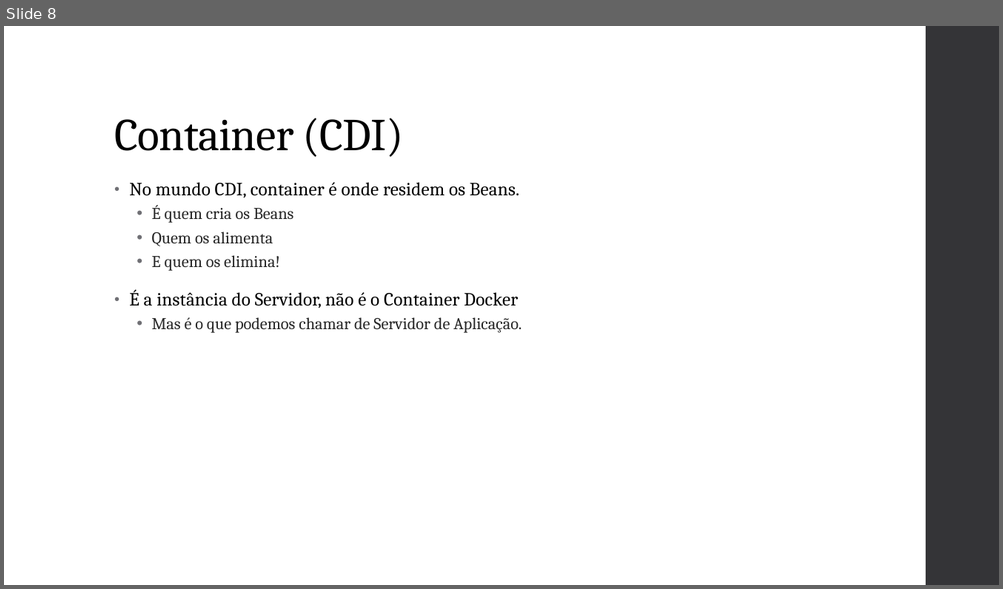
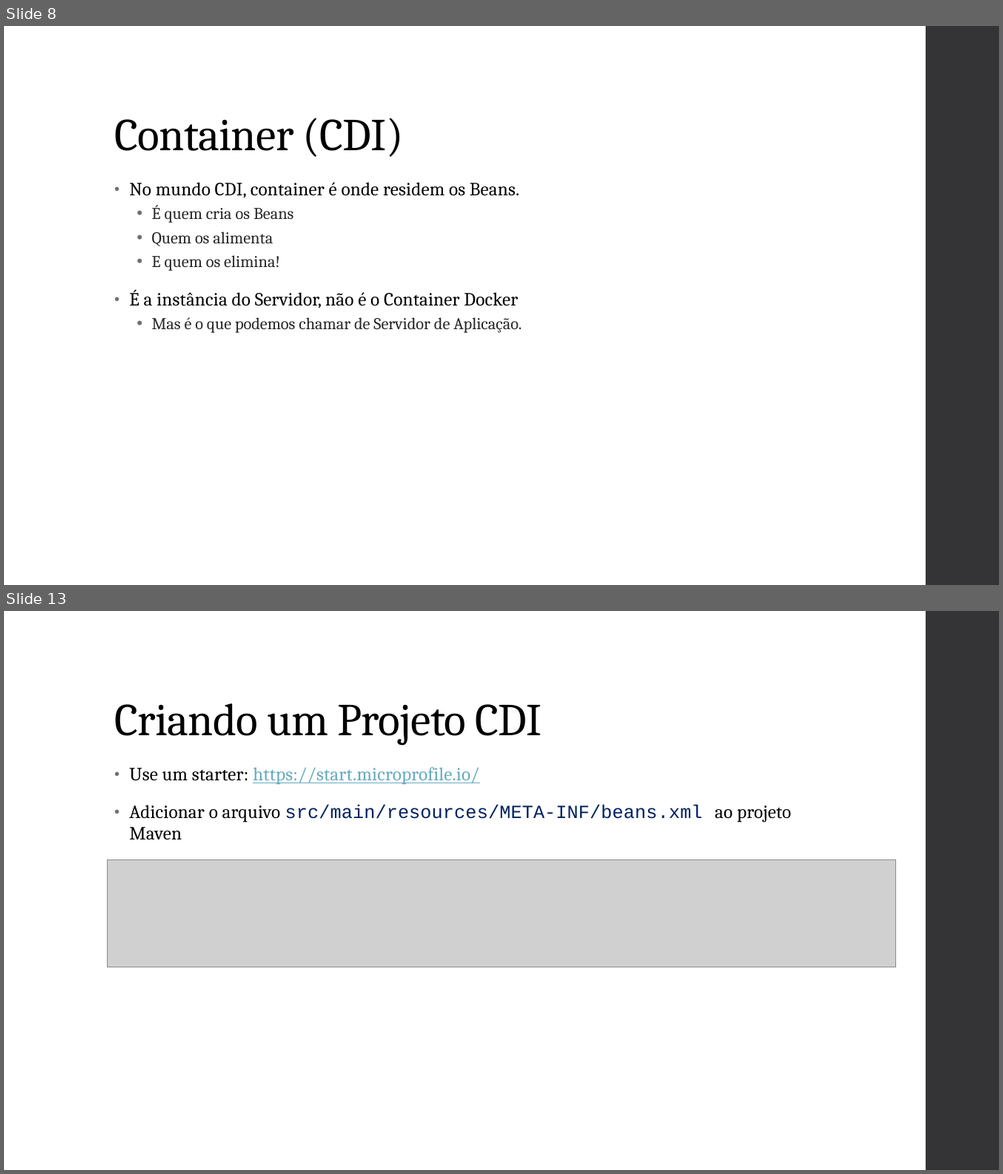
Before and after one commit to vepo/cdi-tutorial, a slide deck: resource/Java CDI.pptx. Shown one above the other, each under a label of ours: slide 8 before the commit, slides 8 and 13 after it; the slides between them are not shown. The pictures are 1003x589 and 1003x1174 pixels, drawn with LibreOffice and Linux fonts; fonts in the diff are those of the drawing; grey boxes stand for pictures. Boxes give left, top, right and bottom in pixels: in the first picture for what was removed or moved away, otherwise in the second. Text is boxed around its words. In the diff, an @@ line names an element or a change of style, - is before the commit and + after.

```diff
--- a/resource/Java CDI.pptx
+++ b/resource/Java CDI.pptx
@@ slide 13 added at bbox=[4, 611, 999, 1170], background #FFFFFF; not listed: 1 template element that a slide beside it also shows @@
@@ title added at bbox=[114, 703, 542, 745], 44 pt, text #000000 @@
+Criando um Projeto CDI
@@ text added at bbox=[129, 767, 791, 823], 18 pt, text #000000 @@
+• Use um starter: https://start.microprofile.io/
+• Adicionar o arquivo src/main/resources/META-INF/beans.xml ao projeto Maven
@@ picture added at bbox=[107, 860, 896, 968] @@
```
Also in this commit, not shown: 6 slides changed, 31 other files.
